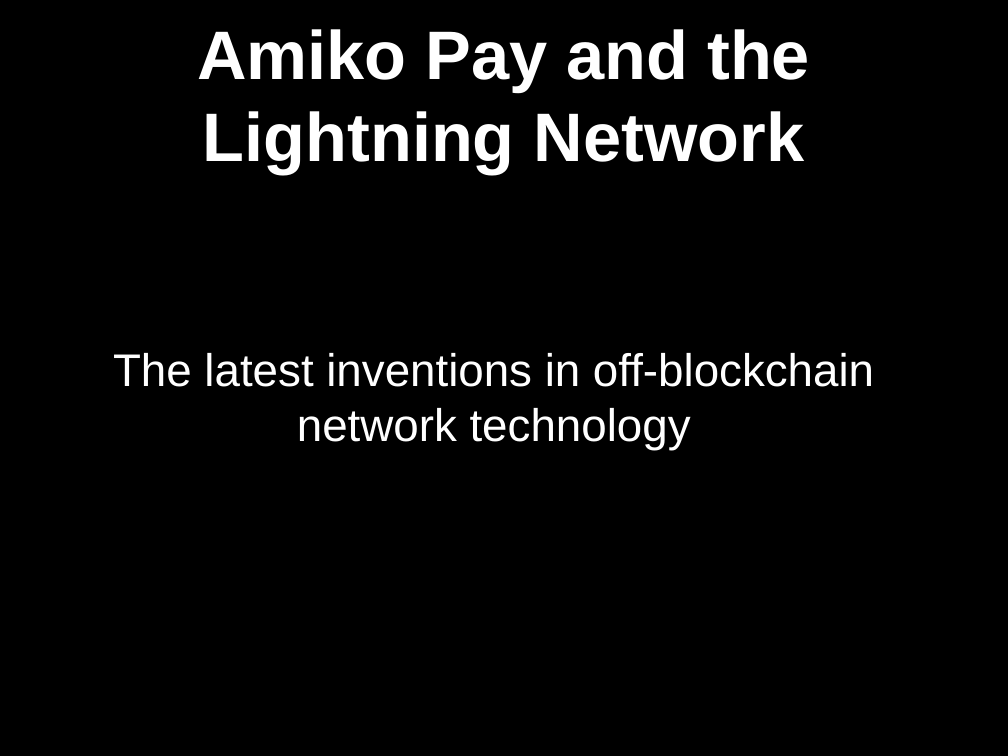
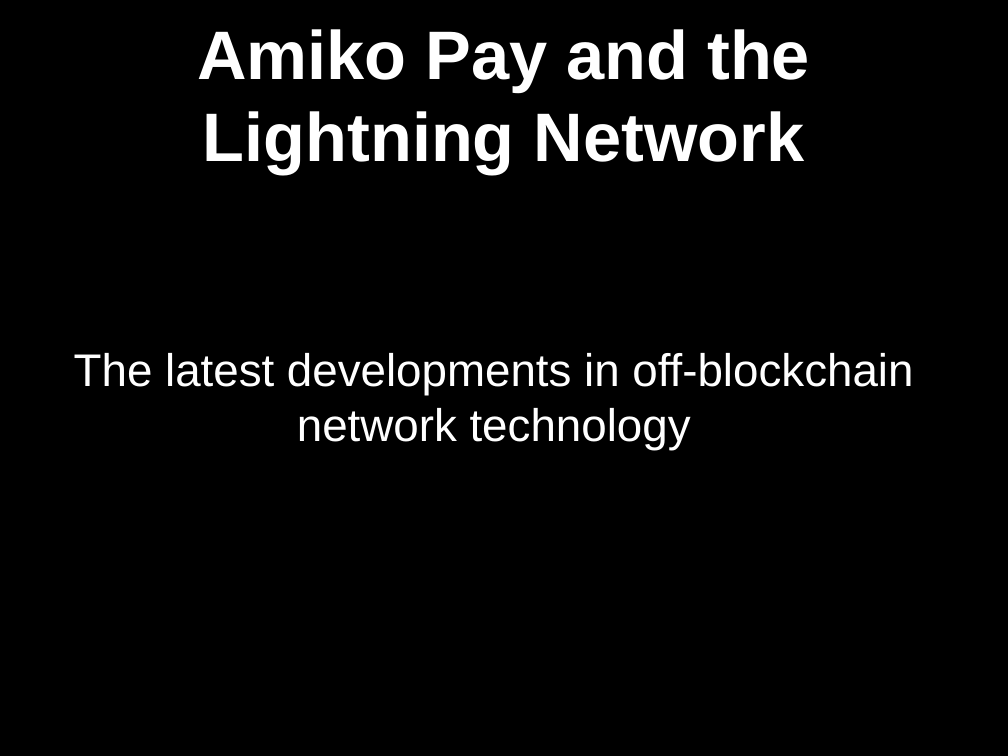
Before and after one commit to cornwarecjp/amiko-pay, a slide deck: slide 1 of doc/lightning-presentation.odp. Drawn at 1008x756 pixels with LibreOffice and Linux fonts; fonts in the diff are those of the drawing. Boxes give left, top, right and bottom in pixels: in the first picture for what was removed or moved away, otherwise in the second. Text is boxed around its words. In the diff, an @@ line names an element or a change of style, - is before the commit and + after.

```diff
--- a/doc/lightning-presentation.odp
+++ b/doc/lightning-presentation.odp
@@ subtitle at box(74, 353, 913, 450): text changed @@
-The latest inventions in off-blockchain network technology
+The latest developments in off-blockchain network technology
```
Also in this commit, not shown: 2 other slides changed, 1 slide added, 2 slides removed.
